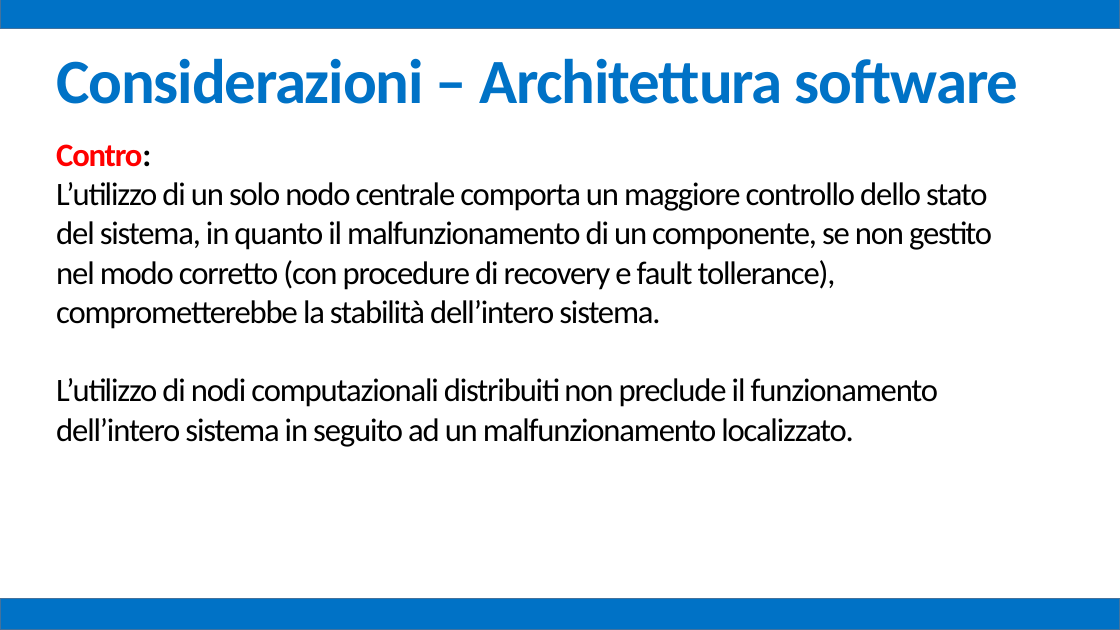
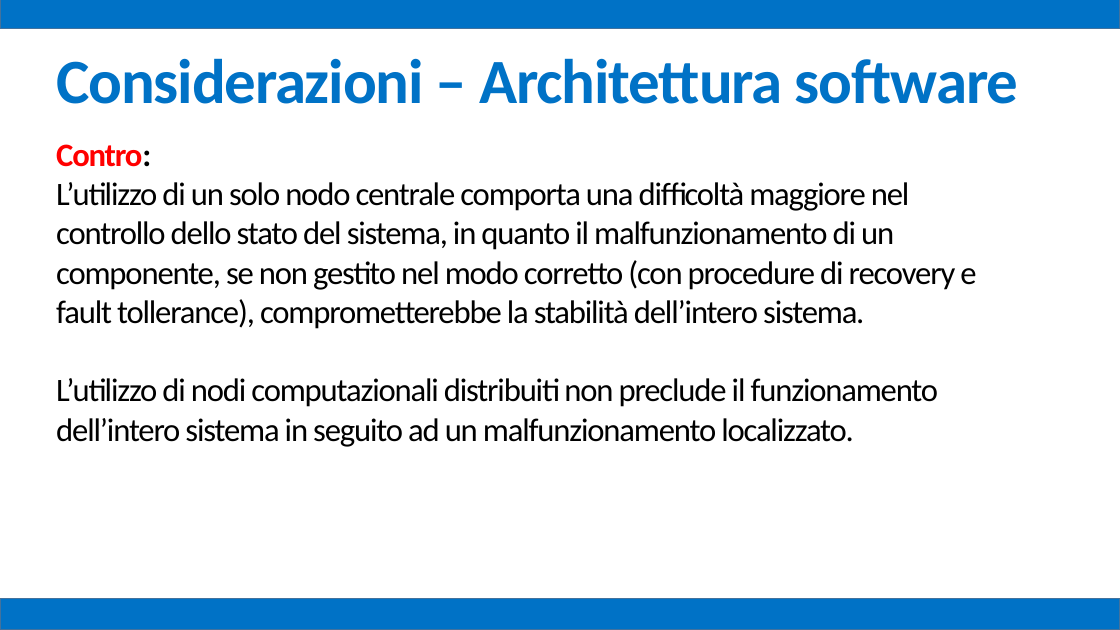
Before and after one commit to mz1991/ProgettoFebbraio2015, a slide deck: slide 92 of Febbraio 2015.pptx. Drawn at 1120x630 pixels with LibreOffice and Linux fonts; fonts in the diff are those of the drawing. Boxes give left, top, right and bottom in pixels: in the first picture for what was removed or moved away, otherwise in the second. Text is boxed around its words. In the diff, an @@ line names an element or a change of style, - is before the commit and + after.

```diff
--- a/Febbraio 2015.pptx
+++ b/Febbraio 2015.pptx
@@ text at [56,182,976,329]: text changed @@
-L’utilizzo di un solo nodo centrale comporta un maggiore controllo dello stato del sistema, in quanto il malfunzionamento di un componente, se non gestito nel modo corretto (con procedure di recovery e fault tollerance), comprometterebbe la stabilità dell’intero sistema.
+L’utilizzo di un solo nodo centrale comporta una difficoltà maggiore nel controllo dello stato del sistema, in quanto il malfunzionamento di un componente, se non gestito nel modo corretto (con procedure di recovery e fault tollerance), comprometterebbe la stabilità dell’intero sistema.
```
Also in this commit, not shown: 35 other slides changed, 7 other files.
